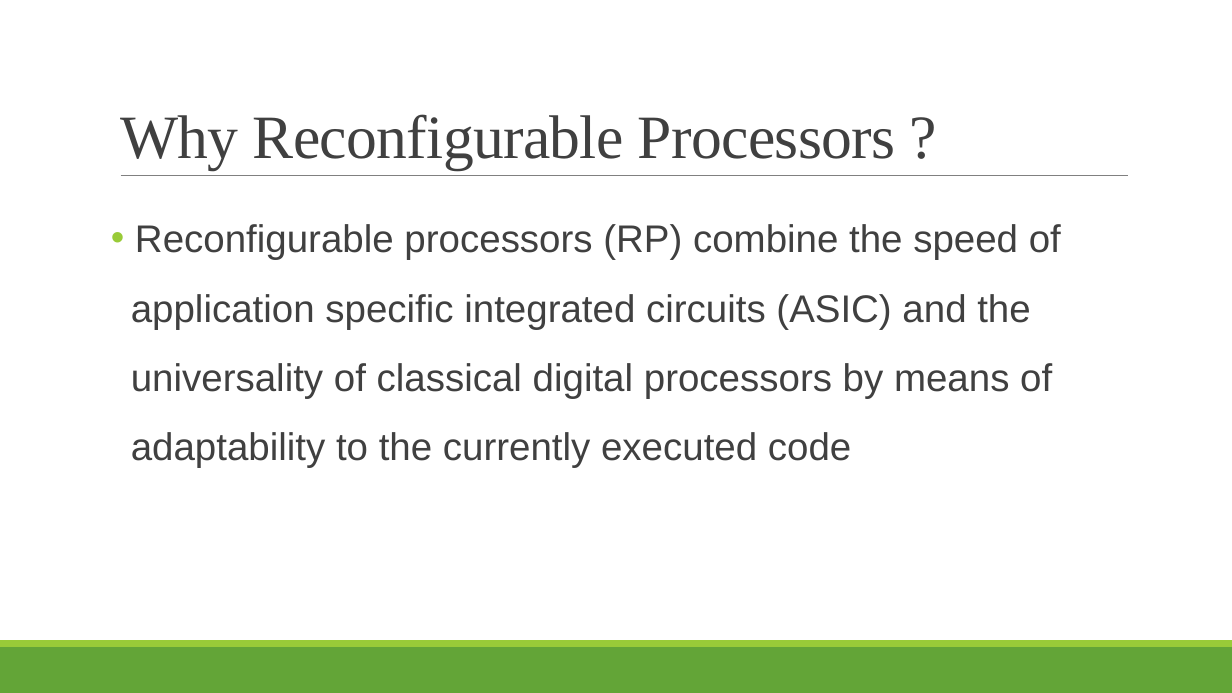
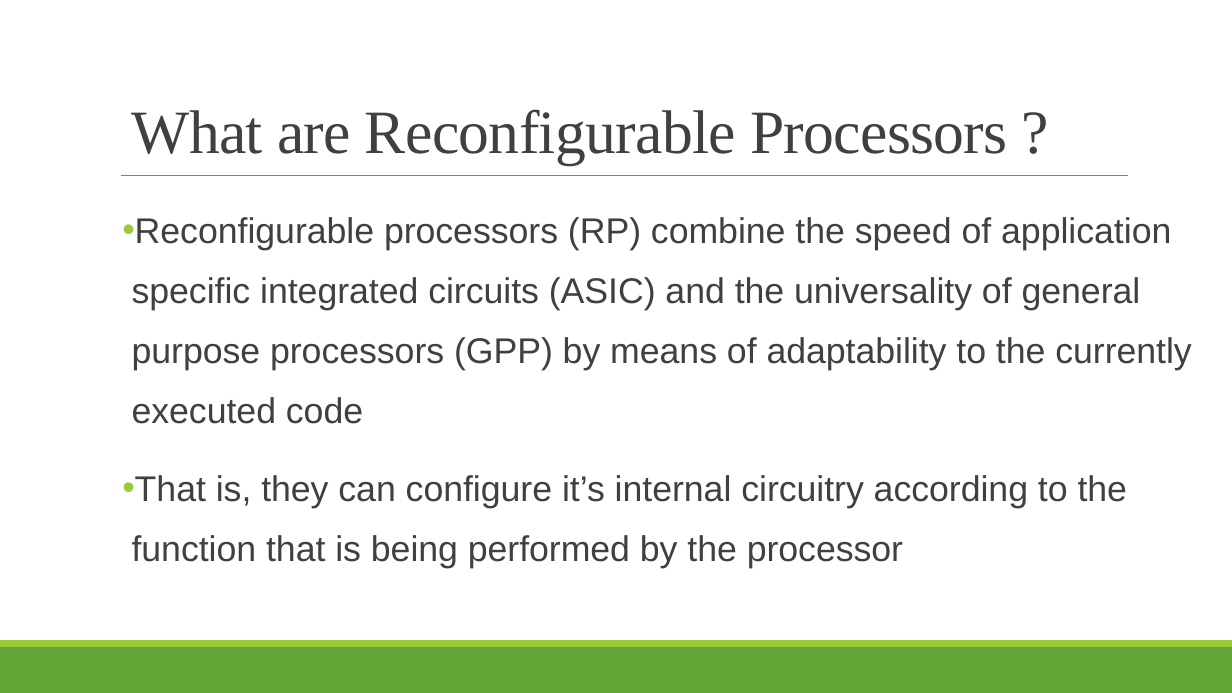
Before and after one commit to puthukkaden/Reconfigrable_Processor_Architecture, a slide deck: slide 8 of Presentation/Presentation1.pptx. Drawn at 1232x693 pixels with LibreOffice and Linux fonts; fonts in the diff are those of the drawing. Boxes give left, top, right and bottom in pixels: in the first picture for what was removed or moved away, otherwise in the second. Text is boxed around its words. In the diff, an @@ line names an element or a change of style, - is before the commit and + after.

```diff
--- a/Presentation/Presentation1.pptx
+++ b/Presentation/Presentation1.pptx
@@ title at (132,109,1008,164): text changed @@
-Why Reconfigurable Processors ?
+What are Reconfigurable Processors ?
@@ text at (122,217,1192,568): text changed; size 30 to 27.8 pt @@
-• Reconfigurable processors (RP) combine the speed of
-  application specific integrated circuits (ASIC) and the
-  universality of classical digital processors by means of
-  adaptability to the currently executed code
+• Reconfigurable processors (RP) combine the speed of application specific integrated circuits (ASIC) and the universality of general purpose processors (GPP) by means of adaptability to the currently executed code
+• That is, they can configure it’s internal circuitry according to the function that is being performed by the processor
```
Also in this commit, not shown: 6 other slides changed, 18 slides added, 1 slide removed, 7 other files.
